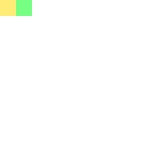
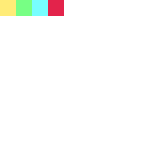
The second 160px x 160px image is a revision of the first. Changes to its layers:
added layer "Calque 4" above "Calque 3" over [48, 0, 64, 16]
added layer "Calque 3" over [32, 0, 48, 16]
